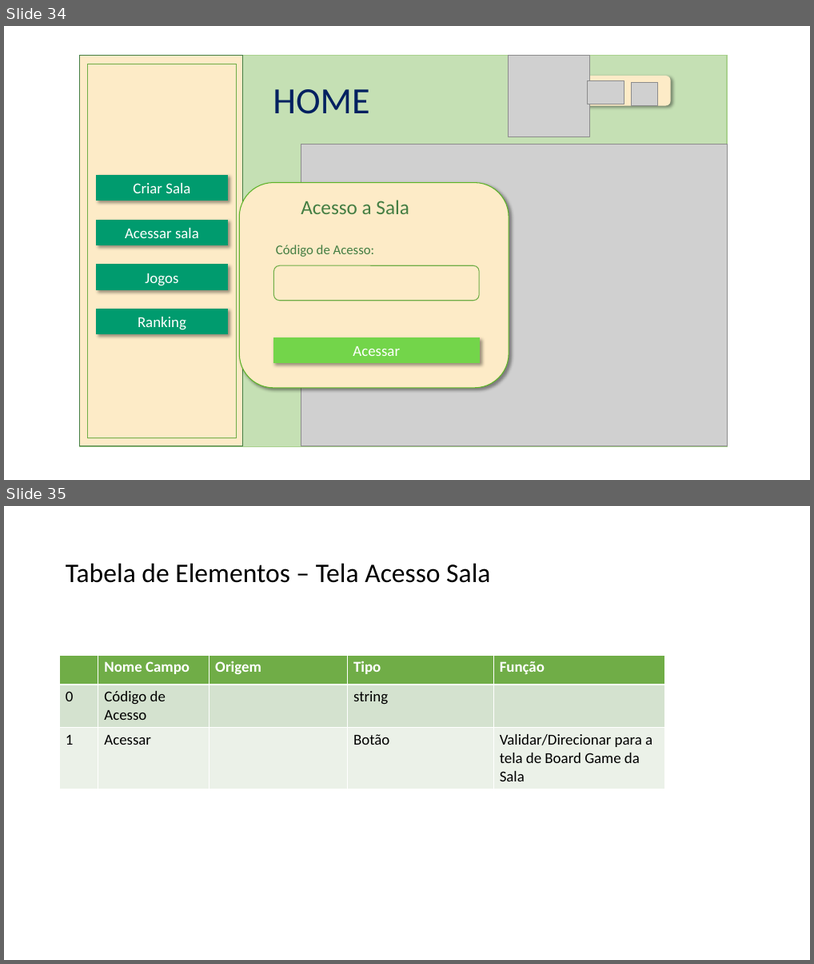
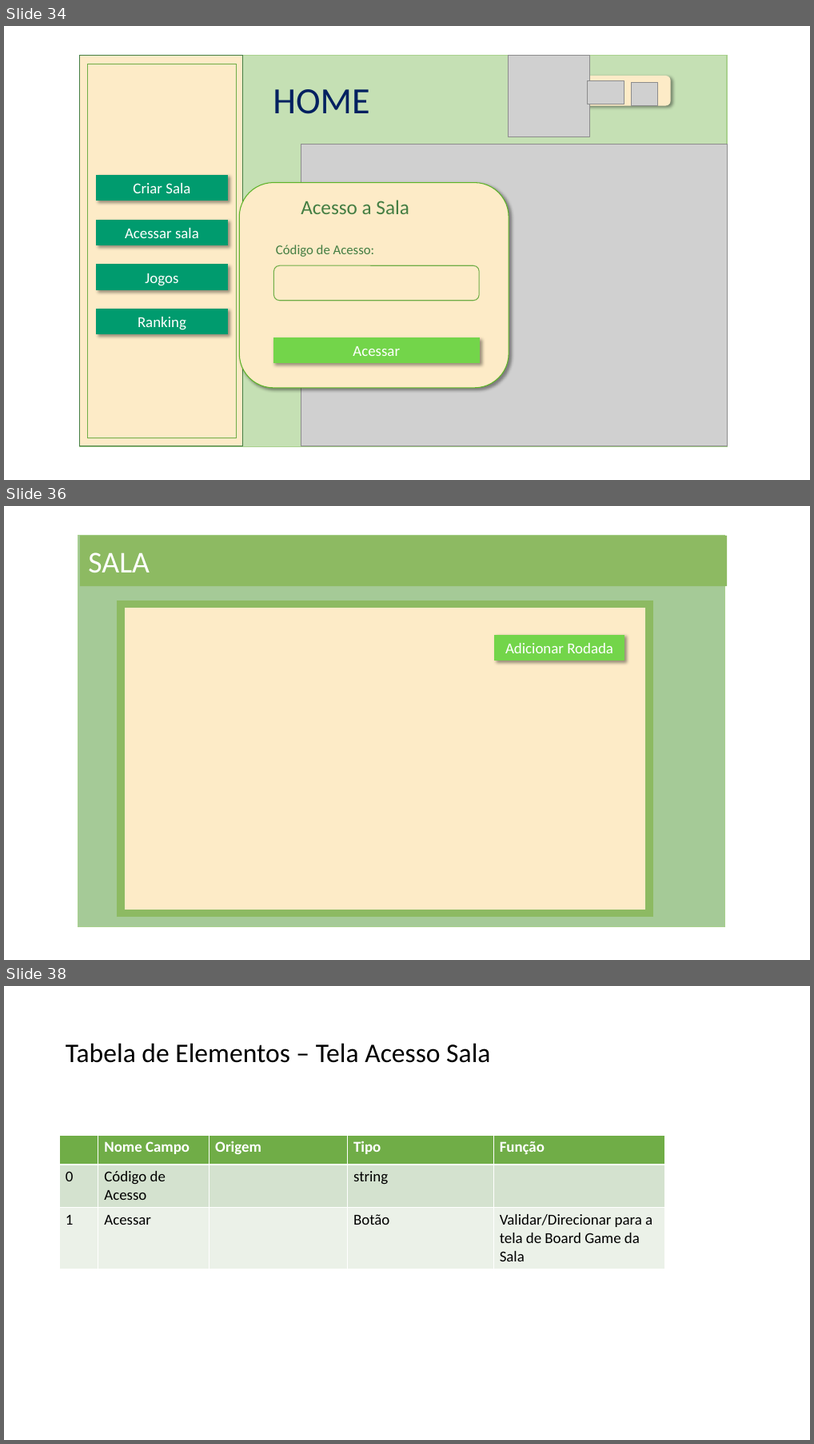
Before and after one commit to NathanReis/FTT-Recicla, a slide deck: DocumentacaoProjeto/Protótipo_Visual.pptx. Shown one above the other, each under a label of ours: slides 34 and 35 before the commit, slides 34, 36 and 38 after it; the slides between them are not shown. The pictures are 814x964 and 814x1444 pixels, drawn with LibreOffice and Linux fonts; fonts in the diff are those of the drawing; grey boxes stand for pictures. Boxes give left, top, right and bottom in pixels: in the first picture for what was removed or moved away, otherwise in the second. Text is boxed around its words. In the diff, an @@ line names an element or a change of style, - is before the commit and + after.

```diff
--- a/DocumentacaoProjeto/Protótipo_Visual.pptx
+++ b/DocumentacaoProjeto/Protótipo_Visual.pptx
@@ slide 36 added at (4,506,810,960), background #FFFFFF @@
@@ rectangle added at (78,536,725,927), fill #A5CA97, outline #A9D18E 1 pt @@
@@ rectangle added at (80,536,727,587), fill #8DBA62 @@
@@ text added at (88,552,150,572), 36 pt, text #FFFFFF @@
+SALA
@@ rectangle added at (117,600,653,916), fill #8DBA62, outline #8DBA62 1 pt @@
@@ rounded rectangle added at (124,608,646,909), fill #FDEBC7, outline #8DBA62 1 pt @@
@@ rectangle added at (495,636,625,660), fill #73D54A, outline #73D54A 1 pt, 18 pt, text #FFFFFF @@
+Adicionar Rodada
@@ what was slide 35 is now slide 38 @@
```
Also in this commit, not shown: 1 slide changed, 2 other slides added, 2 other files.
